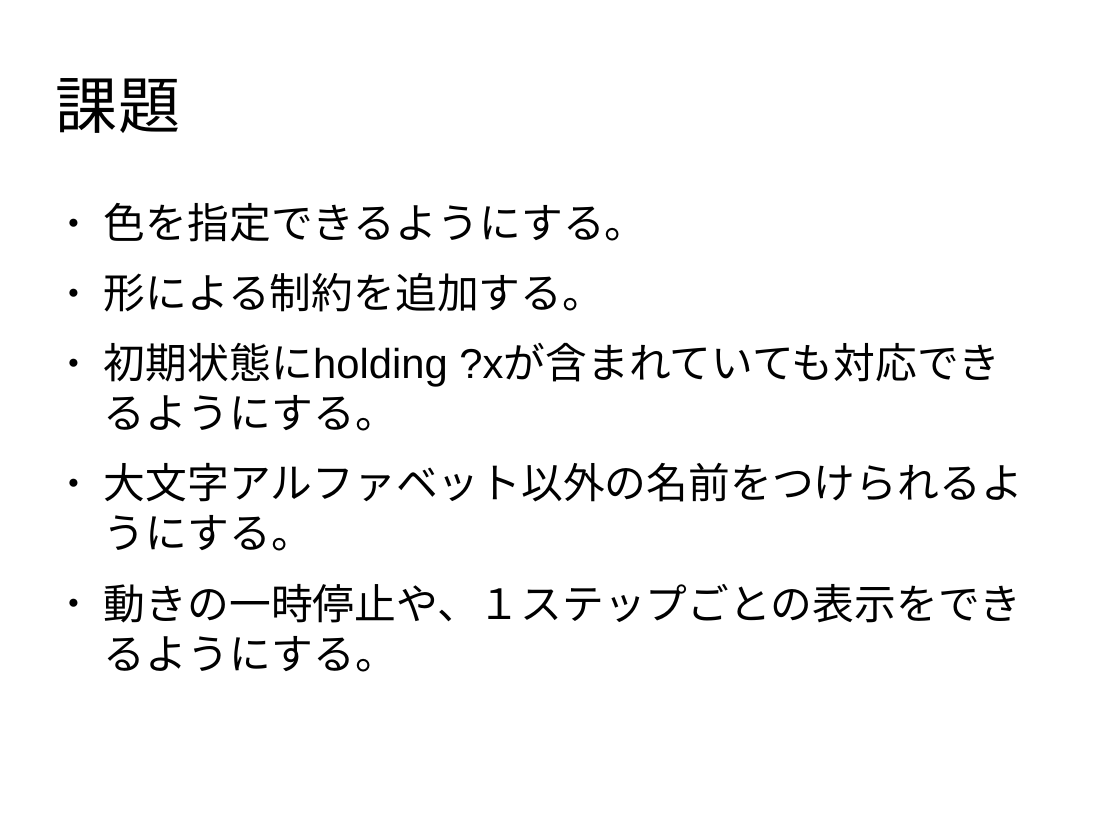
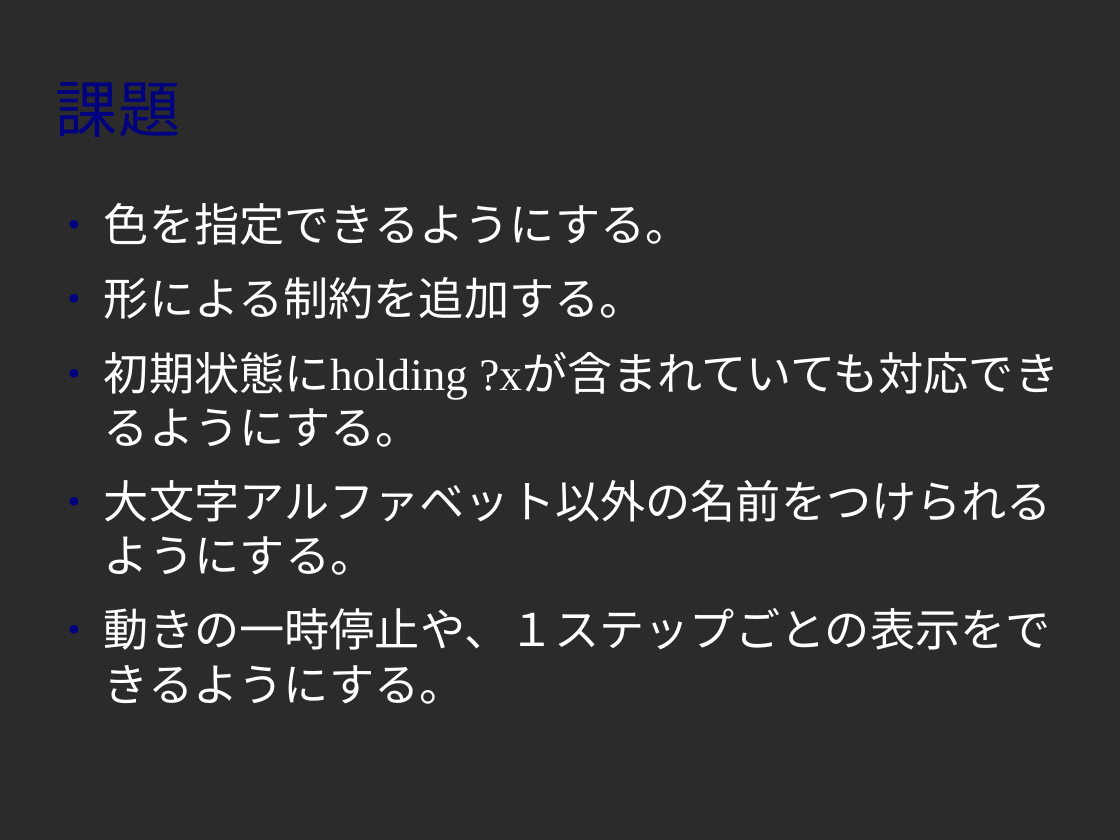
Before and after one commit to KP04/Grep7, a slide deck: slide 4 of GUIslide.odp (slide 5 before the commit). Drawn at 1120x840 pixels with LibreOffice and Linux fonts; fonts in the diff are those of the drawing; background and template pictures are left out; a plain dark background stands for a picture behind light text. Boxes give left, top, right and bottom in pixels: in the first picture for what was removed or moved away, otherwise in the second. Text is boxed around its words. In the diff, an @@ line names an element or a change of style, - is before the commit and + after.

```diff
--- a/GUIslide.odp
+++ b/GUIslide.odp
@@ background #FFFFFF to picture (left out) @@
@@ title "課題" at [56, 38, 1064, 178]: font Arial to Times New Roman, text colour #000000 to #000080 @@
@@ text "色を指定できるようにする。" at [104, 203, 1052, 704]: size 29.6 to 32 pt, font Arial to Times New Roman, text colour #000000 to #FFFFFF; indent changed; bullet colour #000000 to #000080 @@
```
Also in this commit, not shown: 3 other slides changed, 1 slide removed, 1 other file.
